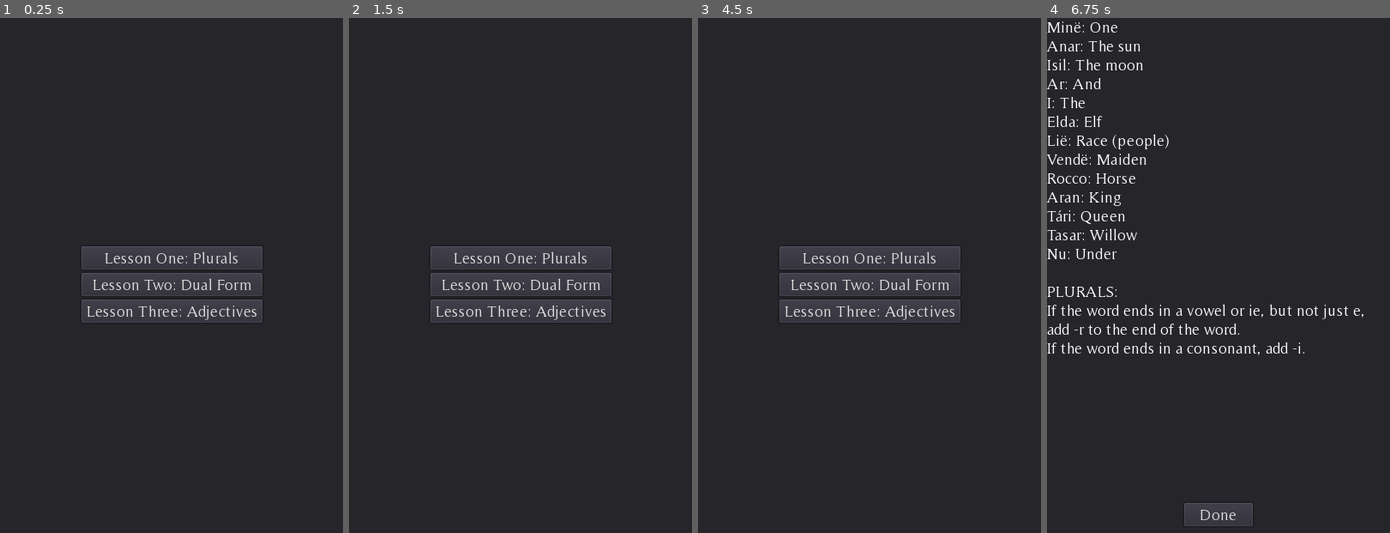
Above: before the commit, frames 1-4 (left to right).
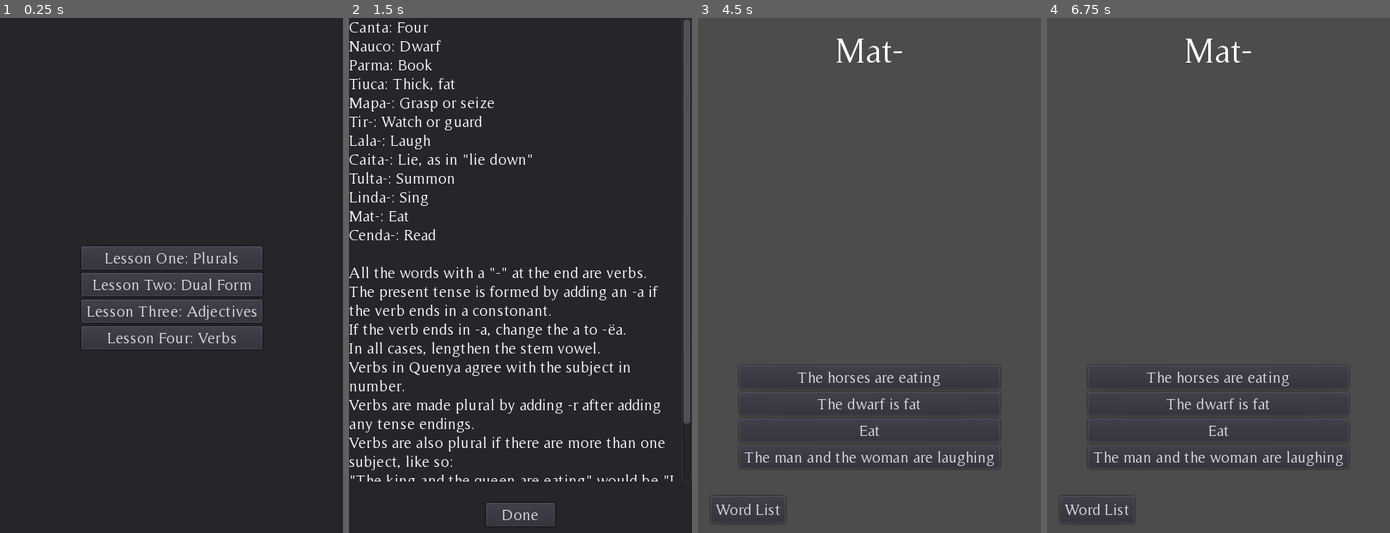
Above: after the commit, the same moments.

Repository: the-alex-g/QuenyaFlashcards
Game: Godot game, scene res://Main.tscn
Two runs of this game, one before a commit and one after it. Both use one fixed random seed, a clock stepped at 60 frames per second and the inputs below. This scene is started directly instead of the project's main scene.
Inputs (mouse positions are in pixels of both pictures, inside the frame that each line leads up to):
- Up to frame 1 (0.25 s): no input
- Up to frame 2 (1.5 s): click (520, 337) at 0.5 s, where only the run after the commit has a clickable "Lesson Four: Verbs"; click (520, 378) at 1.25 s
- Up to frame 3 (4.5 s): click (869, 404) at 2 s; click (869, 430) at 2.75 s; click (869, 455) at 3.5 s; click (869, 512) at 4.25 s, where only the run after the commit has a clickable "Done"
- Up to frame 4 (6.75 s): click "Word List" at 5 s; click (1218, 512) at 5.75 s, where only the run after the commit has a clickable "Done"; click (1218, 260) at 6.5 s, where only the run before the commit has a clickable "Lesson One: Plurals"

The runs differ from the first frame. In frame 1, 1.6% of the frame differs, in the area x 23-77%, y 59-65%; in frame 2, 14%; in frame 3, 88%; in frame 4, 92%, in the area x 0-100%, y 0-100%.

Commit message:
Add the verb lesson

Diff:
--- a/project/Main.gd
+++ b/project/Main.gd
@@ -88,6 +88,30 @@
 	'Aran taura':'Mighty king',
 }
 const LESS_4_RULES := 'ADJECTIVES: \nCopulas, like "is" or "are" are not necessary. \nIf the noun the adjective is desc …(364 unchanged characters)…
+const LESS_5_WORDS := { # verbs
+	'Canta':'Four',
+	'Nauco':'Dwarf',
+	'Parma':'Book',
+	'Tiuca':'Thick, fat',
+	'Mapa-':'Grasp or seize',
+	'Tir-':'Watch or guard',
+	'Lala-':'Laugh',
+	'Caita-':'Lie, as in "lie down"',
+	'Tulta-':'Summon',
+	'Linda-':'Sing',
+	'Mat-':'Eat',
+	'Cenda-':'Read',
+}
+const LESS_5_EXERCISES := {
+	'I elda céndaë':'The elf is reading',
+	'I roccor mátar':'The horses are eating',
+	'Neldë naucor tírar aiwë':'Three dwarves are watching a bird',
+	'I nauco ná tiuca':'The dwarf is fat',
+	'I parma carnë':'The red book',
+	'I nér ar i nís lálëar':'The man and the woman are laughing',
+	'I aran túltëa i tári':'The king is summoning the queen',
+}
+const LESS_5_RULES := 'All the words with a "-" at the end are verbs.\nThe present tense is formed by adding an -a if the verb ends in a constonant.\nIf the verb ends in -a, change the a to -ëa.\nIn all cases, lengthen the stem vowel.\nVerbs in Quenya agree with the subject in number.\nVerbs are made plural by adding -r after adding any tense endings.\nVerbs are also plural if there are more than one subject, like so:\n"The king and the queen are eating" would be "I aran ar i tárí \nThe present tense in Quenya implies a continuing action.'
 # exported variables
 
 # variables
--- a/project/Main.tscn
+++ b/project/Main.tscn
@@ -42,6 +42,7 @@
 margin_bottom = 14.0
 custom_fonts/font = ExtResource( 5 )
 align = 1
+autowrap = true
 __meta__ = {
 "_edit_use_anchors_": false
 }
@@ -139,6 +140,13 @@
 text = "Lesson Three: Adjectives"
 lesson_number = 4
 
+[node name="LessonButton4" parent="LessonPanel/VBoxContainer" instance=ExtResource( 3 )]
+margin_top = 28.0
+margin_right = 217.0
+margin_bottom = 52.0
+text = "Lesson Four: Verbs"
+lesson_number = 5
+
 [node name="Correct" type="AudioStreamPlayer" parent="."]
 stream = ExtResource( 6 )
 
@@ -176,4 +184,5 @@
 [connection signal="custom_pressed" from="LessonPanel/VBoxContainer/LessonButton" to="." method="_on_LessonButton_pressed"]
 [connection signal="custom_pressed" from="LessonPanel/VBoxContainer/LessonButton2" to="." method="_on_LessonButton_pressed"]
 [connection signal="custom_pressed" from="LessonPanel/VBoxContainer/LessonButton3" to="." method="_on_LessonButton_pressed"]
+[connection signal="custom_pressed" from="LessonPanel/VBoxContainer/LessonButton4" to="." method="_on_LessonButton_pressed"]
 [connection signal="timeout" from="LessonFinishedTimer" to="." method="_on_LessonFinishedTimer_timeout"]
